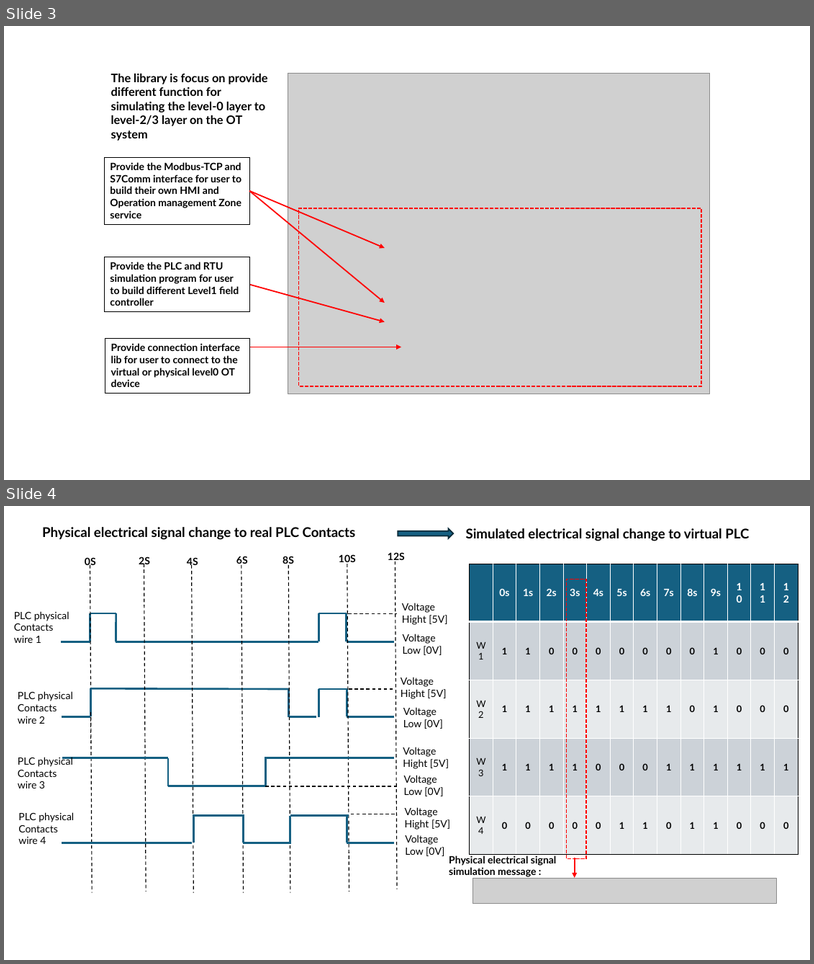
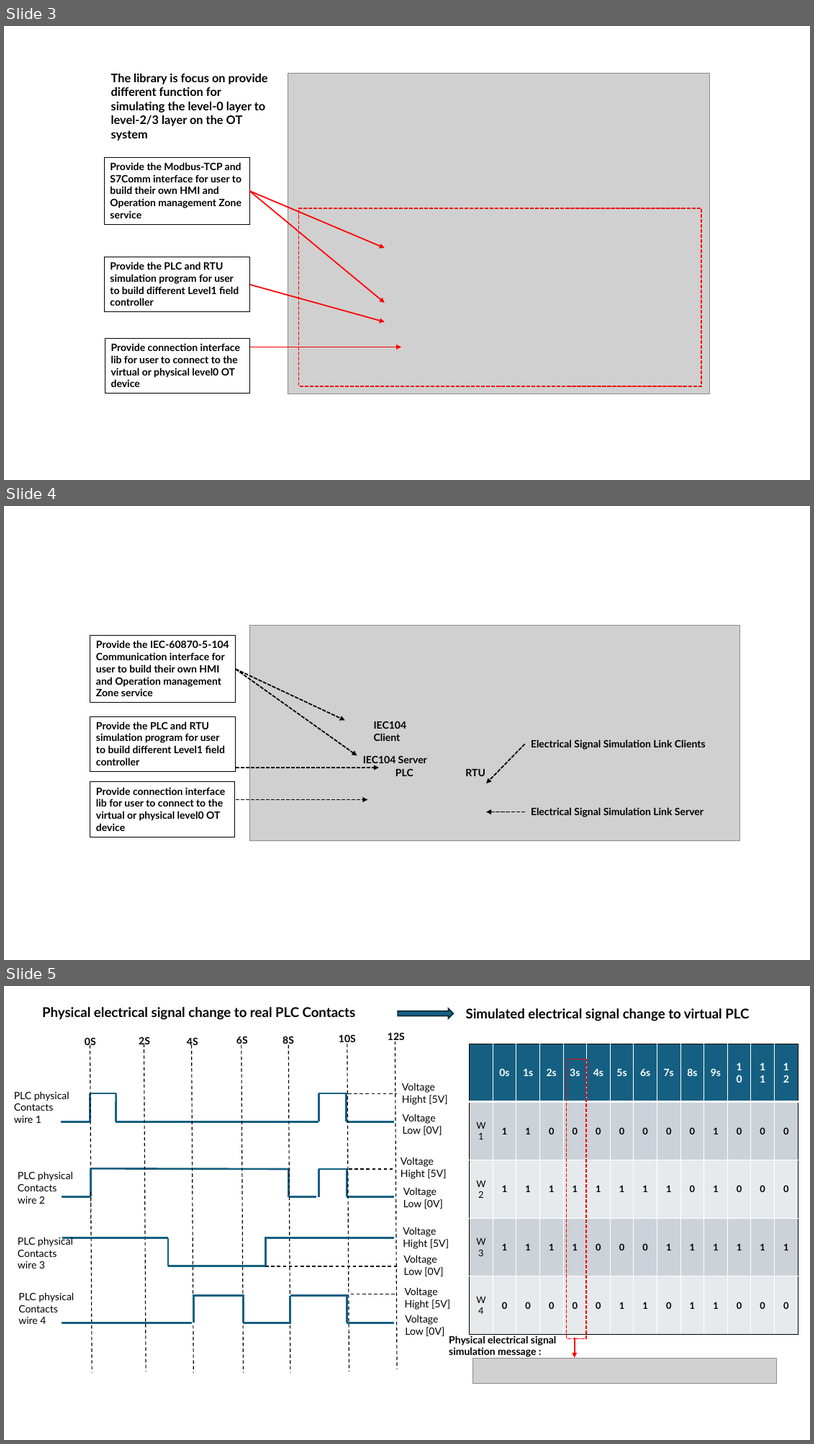
Before and after one commit to LiuYuancheng/PLC_and_RTU_Simulator, a slide deck: doc/designDoc.pptx. Shown one above the other, each under a label of ours: slides 3 and 4 before the commit, slides 3, 4 and 5 after it. The pictures are 814x964 and 814x1444 pixels, drawn with LibreOffice and Linux fonts; fonts in the diff are those of the drawing; grey boxes stand for pictures. Boxes give left, top, right and bottom in pixels: in the first picture for what was removed or moved away, otherwise in the second. Text is boxed around its words. In the diff, an @@ line names an element or a change of style, - is before the commit and + after.

```diff
--- a/doc/designDoc.pptx
+++ b/doc/designDoc.pptx
@@ slide 4 added at bbox=[4, 506, 810, 960], background #FFFFFF @@
@@ picture added at bbox=[250, 626, 741, 841] @@
@@ rectangle added at bbox=[90, 636, 236, 703], outline #000000 0.75 pt dashed, 12 pt, text #000000, bold @@
+Provide the IEC-60870-5-104 Communication interface for user to build their own HMI and Operation management Zone service
@@ arrow added from (236, 669) to (358, 755), #000000 1.5 pt dashed @@
@@ arrow added from (236, 669) to (345, 720), #000000 1.5 pt dashed @@
@@ rectangle added at bbox=[90, 716, 236, 772], outline #000000 0.75 pt dashed, 12 pt, text #000000, bold @@
+Provide the PLC and RTU simulation program for user to build different Level1 field controller
@@ text added at bbox=[374, 721, 407, 741], 12 pt, text #000000, bold @@
+IEC104 Client
@@ text added at bbox=[531, 739, 706, 749], 12 pt, text #000000, bold @@
+Electrical Signal Simulation Link Clients
@@ text added at bbox=[363, 755, 427, 765], 12 pt, text #000000, bold @@
+IEC104 Server
@@ arrow added from (525, 744) to (486, 783), #000000 1.5 pt dashed @@
@@ rectangle added at bbox=[90, 782, 235, 837], outline #000000 0.75 pt dashed, 12 pt, text #000000, bold @@
+Provide connection interface lib for user to connect to the virtual or physical level0 OT device
@@ arrow added from (236, 767) to (379, 767), #000000 1.5 pt dashed @@
@@ text added at bbox=[396, 769, 414, 776], 12 pt, text #000000, bold @@
+PLC
@@ text added at bbox=[466, 769, 486, 776], 12 pt, text #000000, bold @@
+RTU
@@ arrow added from (236, 800) to (368, 800), #000000 1.5 pt dashed @@
@@ text added at bbox=[531, 807, 704, 817], 12 pt, text #000000, bold @@
+Electrical Signal Simulation Link Server
@@ arrow added from (525, 811) to (486, 811), #000000 1.5 pt dashed @@
@@ what was slide 4 is now slide 5 @@
```
Also in this commit, not shown: 1 other file.
